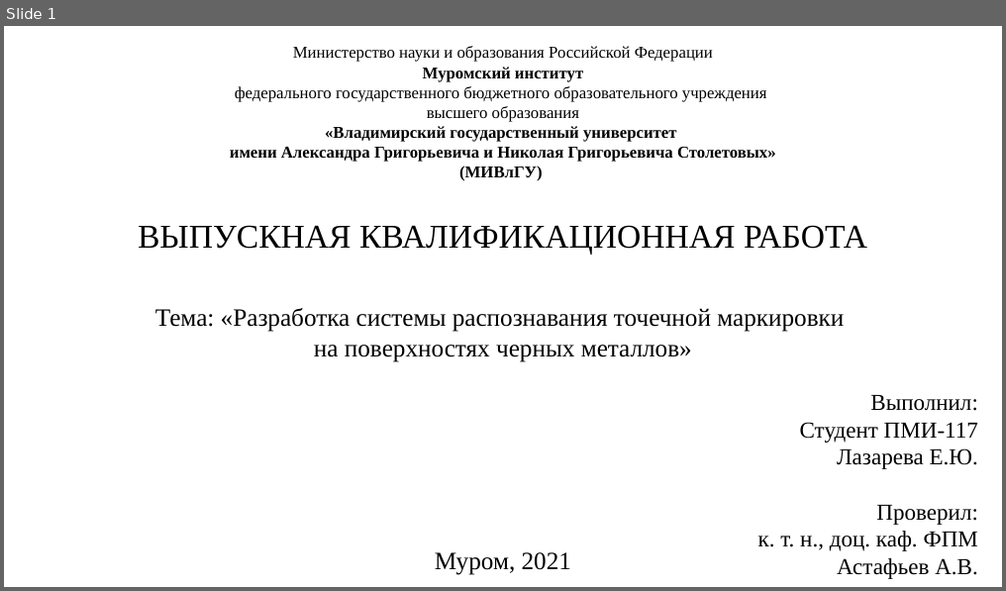
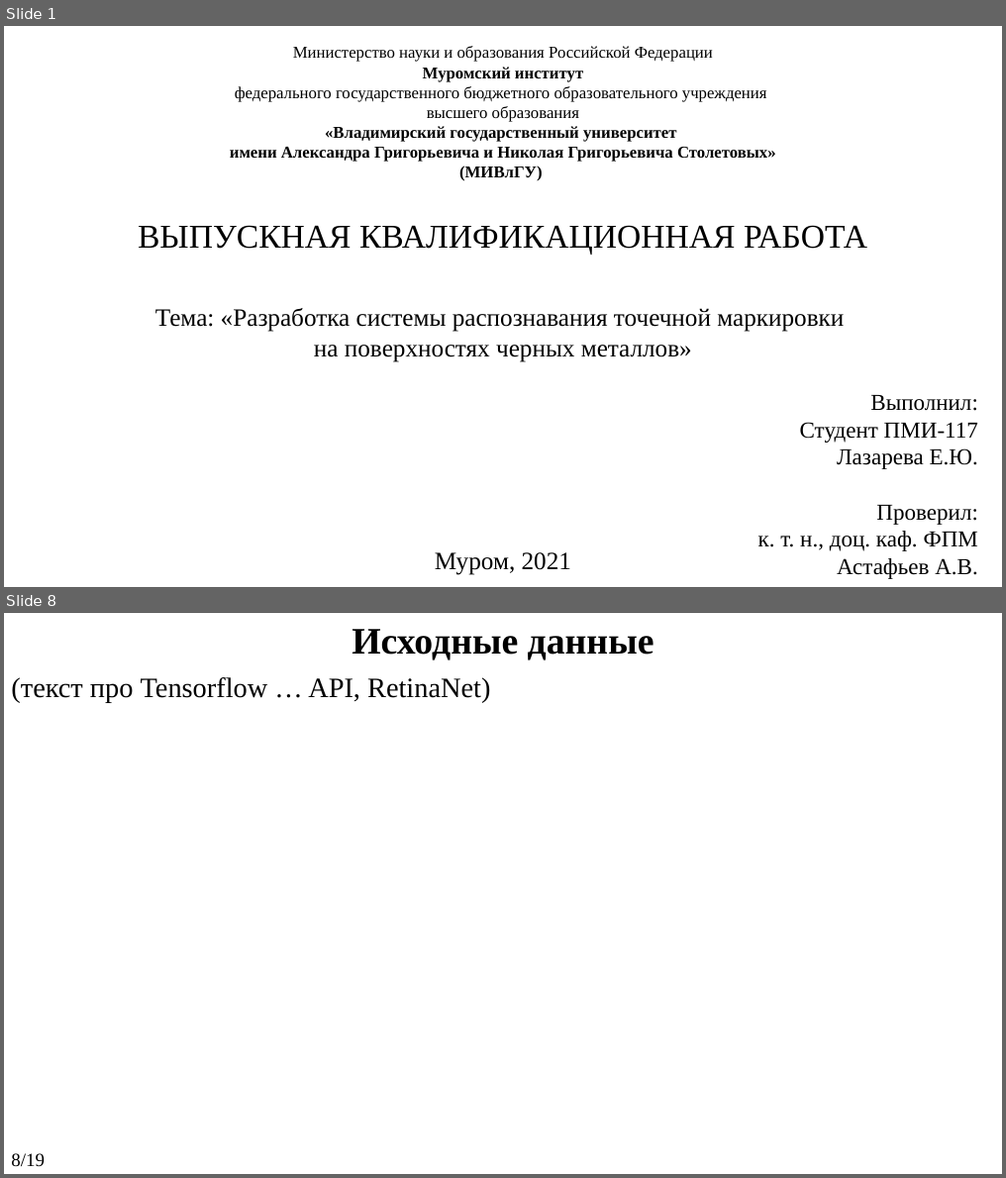
Before and after one commit to KanVull/Recognistion, a slide deck: ПЗ и Презентации/Презентация на ВКР.pptx. Shown one above the other, each under a label of ours: slide 1 before the commit, slides 1 and 8 after it; the slides between them are not shown. The pictures are 1006x591 and 1006x1178 pixels, drawn with LibreOffice and Linux fonts; fonts in the diff are those of the drawing. Boxes give left, top, right and bottom in pixels: in the first picture for what was removed or moved away, otherwise in the second. Text is boxed around its words. In the diff, an @@ line names an element or a change of style, - is before the commit and + after.

```diff
--- a/ПЗ и Презентации/Презентация на ВКР.pptx
+++ b/ПЗ и Презентации/Презентация на ВКР.pptx
@@ slide 8 added at <box>4,613,1002,1174</box>, background #FFFFFF @@
@@ text added at <box>351,629,654,661</box>, 36 pt, text #000000, bold @@
+Исходные данные
@@ text added at <box>11,677,490,702</box>, 27 pt, text #000000 @@
+(текст про Tensorflow … API, RetinaNet)
@@ text added at <box>11,1154,45,1167</box>, 18 pt, text #000000 @@
+8/19
```
Also in this commit, not shown: 3 slides changed, 14 other slides added, 4 slides removed, 12 other files.
